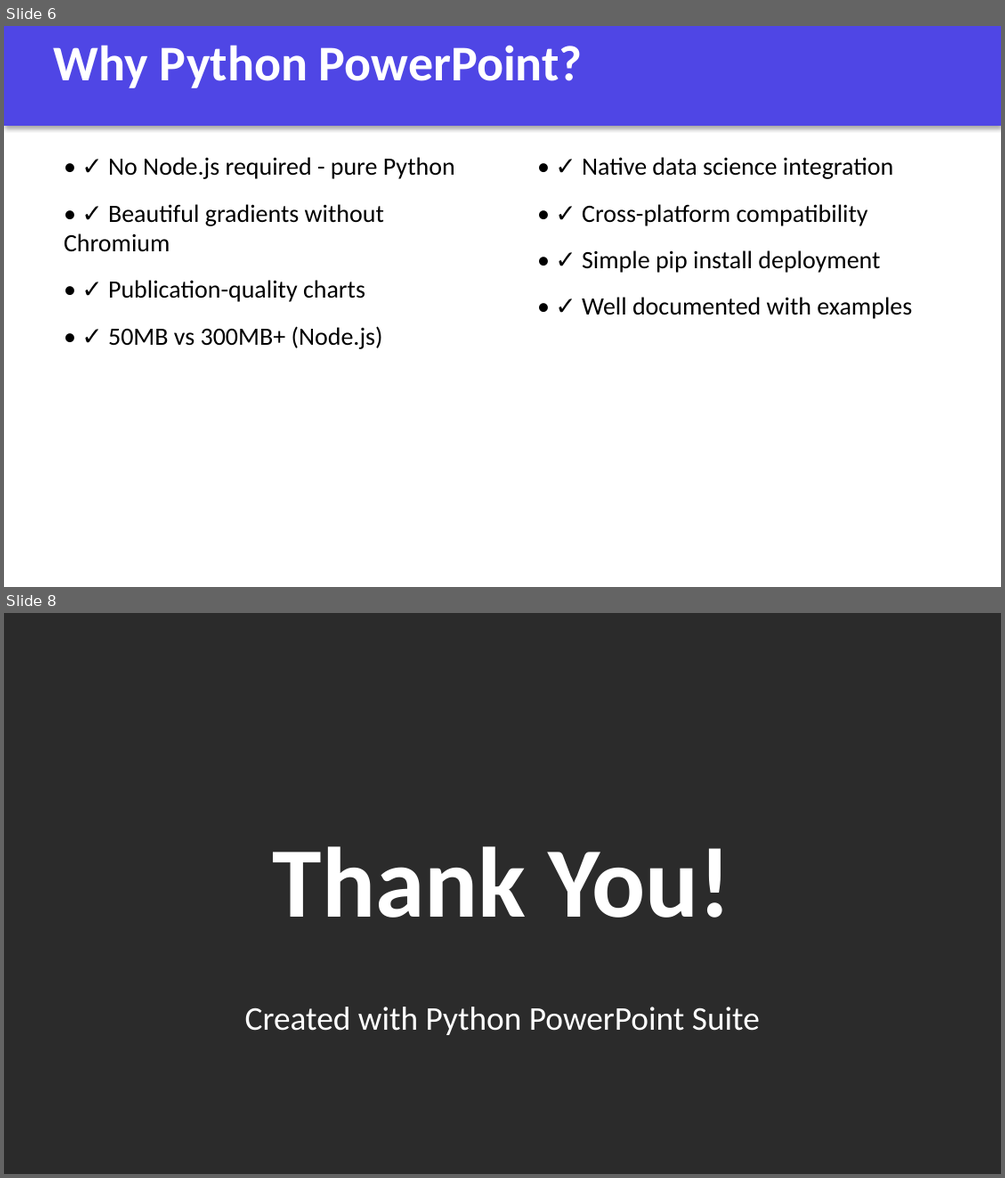
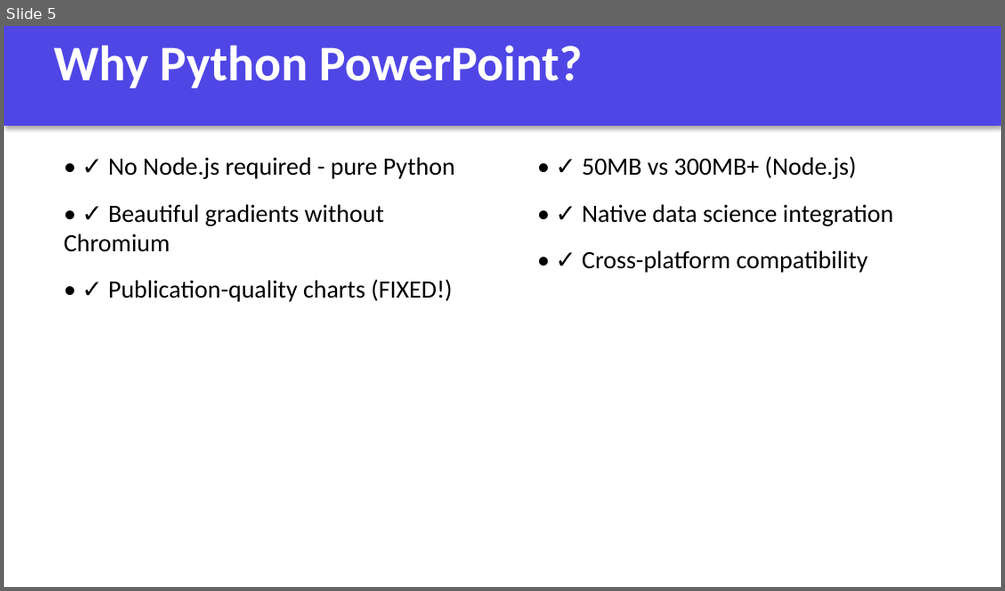
Before and after one commit to Rahul-1404/Algorithms, a slide deck: samples/DEMO_PRESENTATION.pptx. Shown one above the other, each under a label of ours: slides 6 and 8 before the commit, slide 5 after it; the slides between them are not shown. The pictures are 1005x1178 and 1005x591 pixels, drawn with LibreOffice and Linux fonts; fonts in the diff are those of the drawing; background and template pictures are left out; a plain dark background stands for a picture behind light text. Boxes give left, top, right and bottom in pixels: in the first picture for what was removed or moved away, otherwise in the second. Text is boxed around its words. In the diff, an @@ line names an element or a change of style, - is before the commit and + after.

```diff
--- a/samples/DEMO_PRESENTATION.pptx
+++ b/samples/DEMO_PRESENTATION.pptx
@@ slide 8 removed at (4, 613, 1001, 1174), background picture (left out) @@
@@ text removed at (273, 846, 732, 917) @@
-Thank You!
@@ text removed at (245, 1006, 760, 1035) @@
-Created with Python PowerPoint Suite
@@ what was slide 6 is now slide 5 @@
@@ slide 5 changed as well @@
@@ text at (582, 156, 857, 179): paragraph added @@
+• ✓ 50MB vs 300MB+ (Node.js)
@@ text at (582, 250, 912, 319): paragraphs removed @@
-• ✓ Simple pip install deployment
-• ✓ Well documented with examples
@@ text at (108, 279, 452, 302): text changed @@
-• ✓ Publication-quality charts
-• ✓ 50MB vs 300MB+ (Node.js)
+• ✓ Publication-quality charts (FIXED!)
```
Also in this commit, not shown: 4 other slides changed, 2 slides added, 2 other slides removed, 1 other file.
